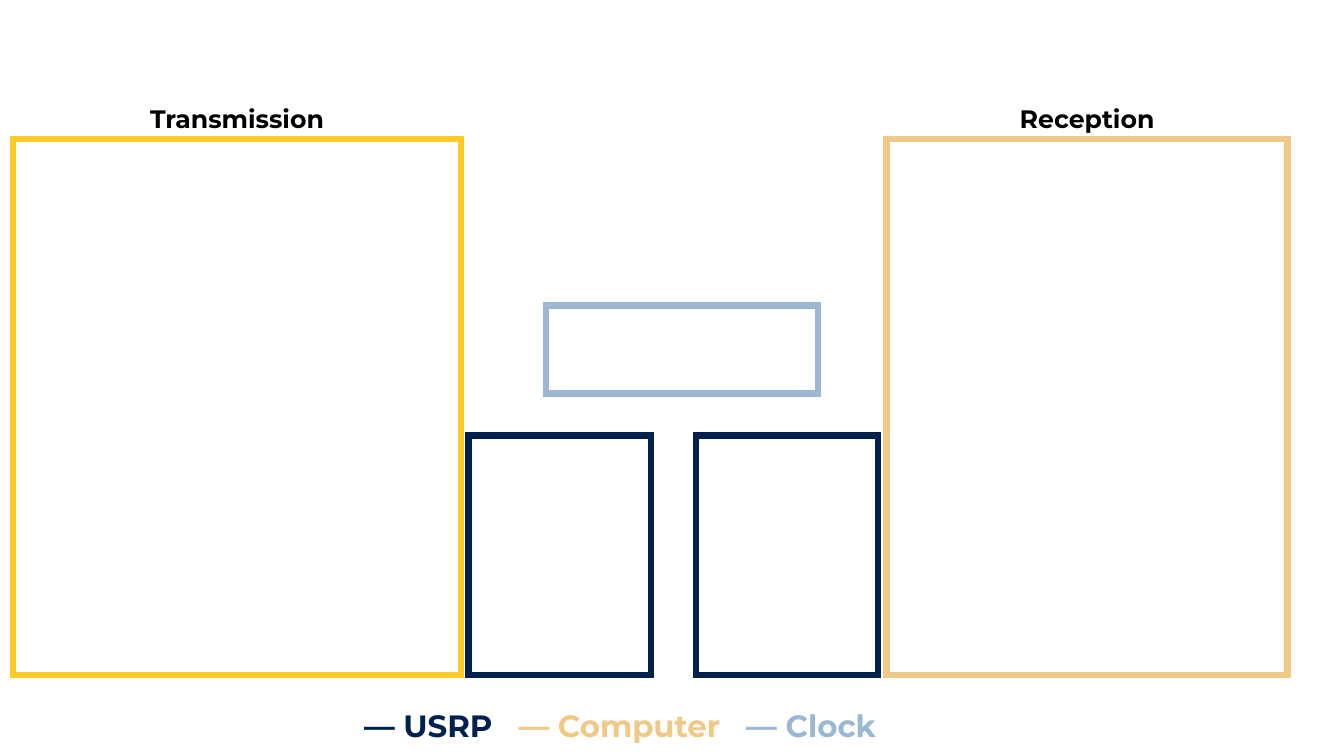
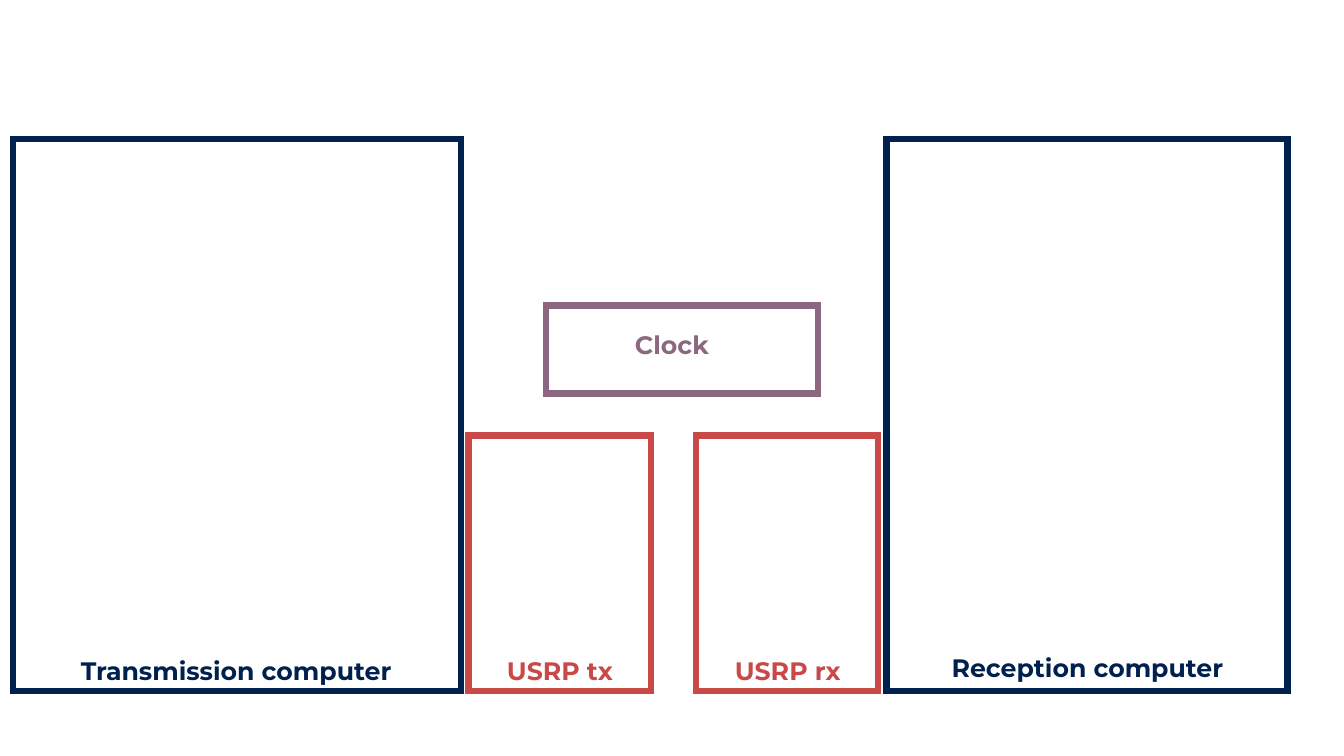
Before and after one commit to quentinprieels/TFE25-462, a slide deck: slide 2 of presentables/posters/poster_diagrams.pptx (slide 3 before the commit). Drawn at 1344x756 pixels with LibreOffice and Linux fonts; fonts in the diff are those of the drawing; background and template pictures are left out. Boxes give left, top, right and bottom in pixels: in the first picture for what was removed or moved away, otherwise in the second. Text is boxed around its words. In the diff, an @@ line names an element or a change of style, - is before the commit and + after.

Commit message:
Poster v3

```diff
--- a/presentables/posters/poster_diagrams.pptx
+++ b/presentables/posters/poster_diagrams.pptx
@@ rectangle resized from (x1=13, y1=139, x2=461, y2=676) to (x1=13, y1=139, x2=461, y2=692) @@
@@ rectangle at (x1=13, y1=139, x2=461, y2=692): outline #FFCA28 4.5 pt to #00204E 4.5 pt @@
@@ rectangle resized from (x1=887, y1=139, x2=1289, y2=676) to (x1=887, y1=139, x2=1289, y2=692) @@
@@ rectangle at (x1=887, y1=139, x2=1289, y2=692): outline #F0C987 4.5 pt to #00204E 4.5 pt @@
@@ rectangle at (x1=545, y1=306, x2=818, y2=394): outline #9CB7D4 4.5 pt to #8B687F 4.5 pt @@
@@ text added at (x1=635, y1=335, x2=709, y2=355), 18 pt, text #8B687F, bold @@
+Clock
@@ rectangle resized from (x1=469, y1=436, x2=651, y2=676) to (x1=469, y1=436, x2=651, y2=692) @@
@@ rectangle at (x1=469, y1=436, x2=651, y2=692): outline #00214E 4.5 pt to #C94949 4.5 pt @@
@@ rectangle at (x1=697, y1=436, x2=878, y2=692): outline #00214E 4.5 pt to #C94949 4.5 pt @@
@@ rectangle resized from (x1=697, y1=436, x2=878, y2=676) to (x1=697, y1=436, x2=878, y2=692) @@
@@ text at (x1=952, y1=657, x2=1224, y2=682): text changed; text colour #000000 to #00204E @@
-Reception
+Reception computer
@@ text at (x1=81, y1=660, x2=392, y2=685): text changed; text colour #000000 to #00204E @@
-Transmission
+Transmission computer
@@ text added at (x1=507, y1=662, x2=613, y2=681), 18 pt, text #C94949, bold @@
+USRP tx
@@ text added at (x1=735, y1=662, x2=841, y2=681), 18 pt, text #C94949, bold @@
+USRP rx
@@ text removed at (x1=403, y1=714, x2=876, y2=743) @@
-— USRP — Computer — Clock
```
Also in this commit, not shown: 1 other slide changed, 2 slides added, 3 slides removed, 17 other files.
